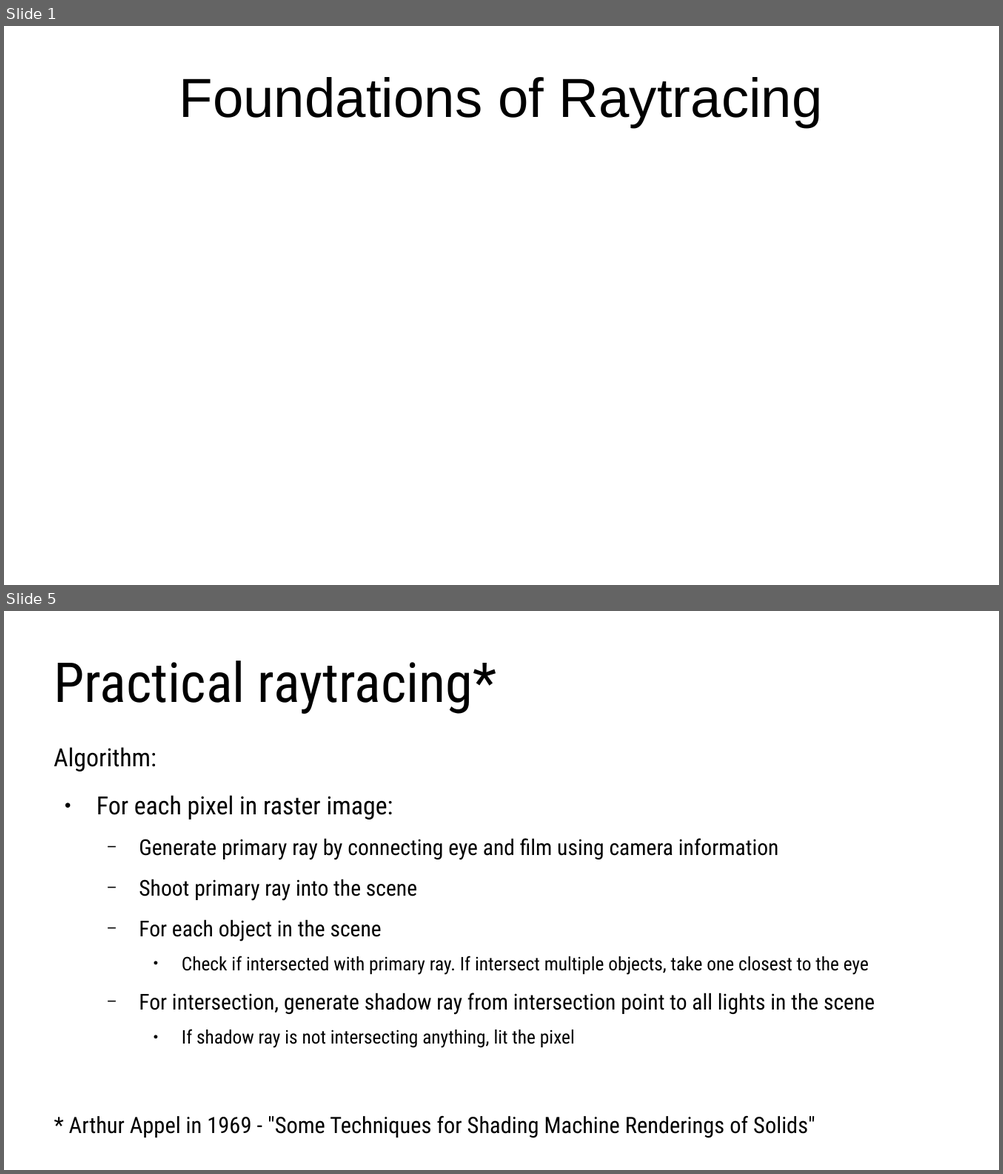
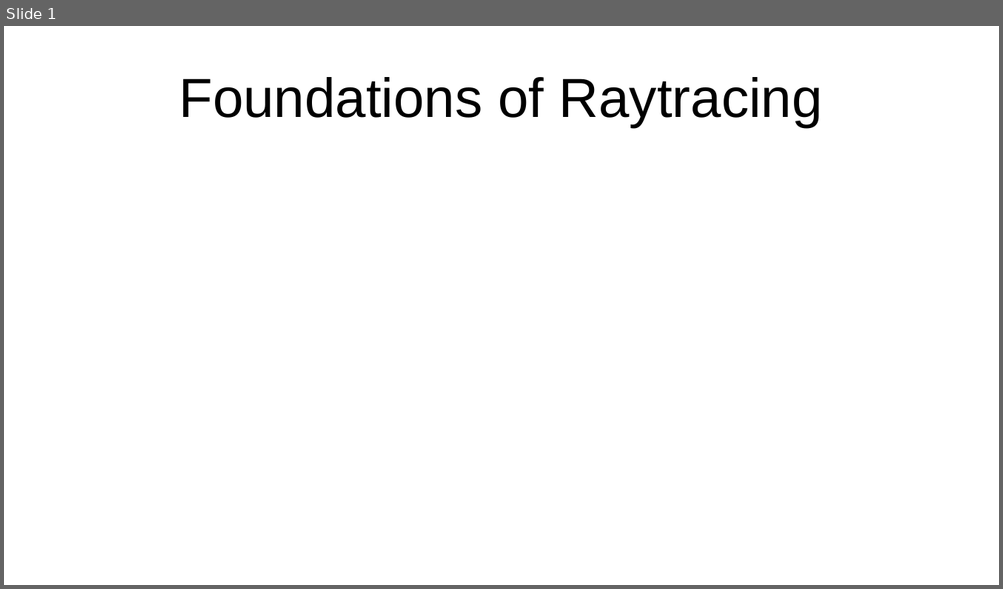
Before and after one commit to lorentzo/IntroductionToComputerGraphics, a slide deck: lectures/foundations_rendering/foundations_raytracing.odp. Shown one above the other, each under a label of ours: slides 1 and 5 before the commit, slide 1 after it; the slides between them are not shown. The pictures are 1003x1174 and 1003x589 pixels, drawn with LibreOffice and Linux fonts; fonts in the diff are those of the drawing. Boxes give left, top, right and bottom in pixels: in the first picture for what was removed or moved away, otherwise in the second. Text is boxed around its words. In the diff, an @@ line names an element or a change of style, - is before the commit and + after.

Commit message:
updating foundations of rendering

```diff
--- a/lectures/foundations_rendering/foundations_raytracing.odp
+++ b/lectures/foundations_rendering/foundations_raytracing.odp
@@ slide 5 removed at [4, 611, 999, 1170], background #FFFFFF @@
@@ title removed at [54, 661, 497, 714] @@
-Practical raytracing*
@@ text removed at [54, 747, 874, 1048] @@
-Algorithm:
-● For each pixel in raster image:
-  − Generate primary ray by connecting eye and film using camera information
-  − Shoot primary ray into the scene
-  − For each object in the scene
-    ● Check if intersected with primary ray. If intersect multiple objects, take one closest to the eye
-  − For intersection, generate shadow ray from intersection point to all lights in the scene
-    ● If shadow ray is not intersecting anything, lit the pixel
@@ text removed at [69, 1116, 815, 1139] @@
-* Arthur Appel in 1969 - "Some Techniques for Shading Machine Renderings of Solids"
```
Also in this commit, not shown: 1 slide added, 5 other slides removed, 3 other files.
